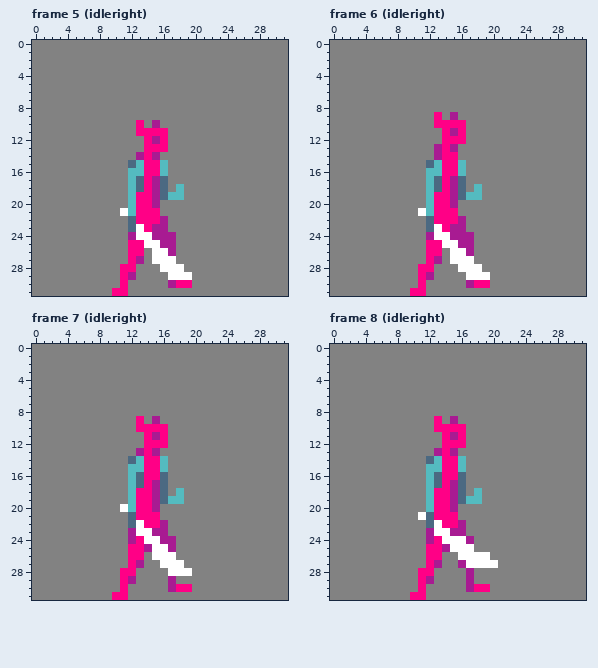
File history of a pixel-art file, Assets/Art/MrFish.aseprite. This is how it looked before the edit.
32x32 pixels, 86 frames. Shown: frame 5 (idleright), frame 6 (idleright), frame 7 (idleright), frame 8 (idleright). The commit also changed other frames, which this record leaves out.
New version:
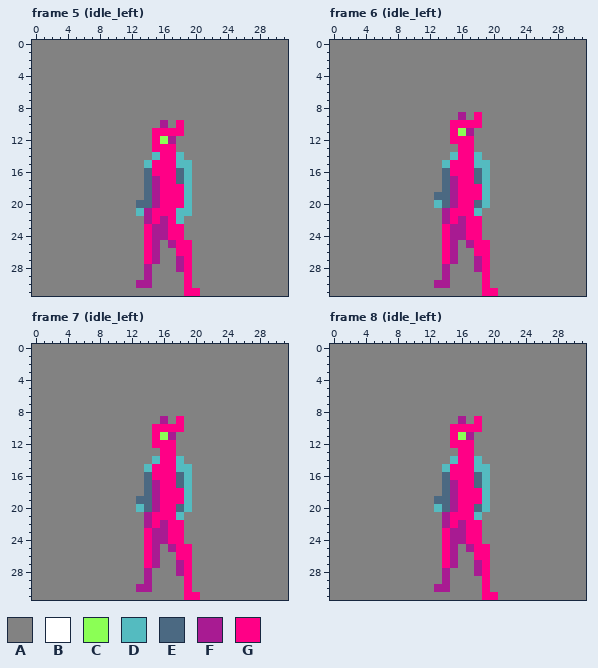
Palette (. is transparent): A #828282  B #ffffff  C #8bff55  D #54bbc0  E #4b6982  F #a81b92  G #ff0086
Author's note on the commit: adds noncombat idle
Diff:
Changed rows in their new state; - is an unchanged pixel.
Frame 5 (idle_left), layers "armnear", "weaponnear", "body":
first column x 10:
10 ---A-AF-G--
11 ---AA--GG--
12 ----AGCF---
13 ----A--G---
14 ---AADGGD--
15 --AAD-GGDD-
16 --AAE-GGED-
17 --AAE-GGED-
18 --AAE-GGGD-
19 --AAE-GGGD-
20 --AEE-GGGD-
21 -AADF-GGDD-
22 --AAF--GD--
23 --AA---GG--
24 --AAG--GG--
25 --AAGFA-GG-
26 --AAGFAAGG-
27 --AAGFAAFG-
28 -AA-F-AAFG-
29 -AA-F--AAG-
30 -A-FF--AA--
31 AA-------GG
Frame 6 (idle_left), layers "armnear", "weaponnear", "body":
first column x 10:
 9 ---A-AF-G--
10 ---AA--GG--
11 ----AGCF---
12 ----A--G---
13 ---AAAGG---
14 ---AADGGD--
15 --AAD-GGDD-
16 --AAE-GGED-
17 --AAE-GGED-
18 --AAE-GGGD-
19 --AEE-GGGD-
20 --ADE-GGED-
21 -AAAF-GGD--
22 --AAF--GG--
23 --AA---GG--
24 --AAG--GG--
25 --AAGFA-GG-
26 --AAGFAAGG-
27 --AAGFAAFG-
28 -AA-F-AAFG-
29 -AA-F--AAG-
30 -A-FF--AA--
31 AA-------GG
Frame 7 (idle_left), layers "armnear", "weaponnear", "body":
first column x 10:
 9 ---A-AF-G--
10 ---AA--GG--
11 ----AGCF---
12 ----A--G---
13 ---AAAGG---
14 --AAADGGD--
15 --AAD-GGDD-
16 --AAE-GGED-
17 --AAE-GGED-
18 --AAE-GGGD-
19 --AEE-GGGD-
20 -AADE-GGED-
21 --AAF-GGD--
22 --AAF--GG--
23 --AAG--GG--
24 --AAGF-GG--
25 --AAGFA-GG-
26 --AAGFAAGG-
27 --AAGFAAFG-
28 -AA-F--AFG-
29 -AA-F--A-G-
30 -A-FF--AA--
31 AA-------GG
Frame 8 (idle_left), layers "armnear", "weaponnear", "body":
first column x 10:
 9 ---A-AF-G--
10 ---AA--GG--
11 ----AGCF---
12 ----A--G---
13 ---AAAGG---
14 --AAADGGD--
15 --AAD-GGDD-
16 --AAE-GGED-
17 --AAE-GGED-
18 --AAE-GGGD-
19 --AEE-GGGD-
20 --ADE-GGED-
21 -AAAF-GGD--
22 --AAF--GG--
23 --AAG--GG--
24 --AAGFFGG--
25 --AAGFAFGG-
26 --AAGFAAGG-
27 --AAGFAAFGA
28 -AA-F--AFG-
29 -AA-F--A-G-
30 -A-FF--AA--
31 AA-------GG
Where, in picture pixels (left, top, right, bottom), the same in both pictures:
changed: (112, 120, 200, 296)
changed: (410, 112, 498, 296)
changed: (112, 416, 200, 600)
changed: (410, 416, 498, 600)
